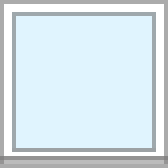
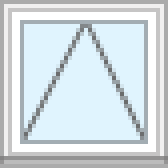
Two versions of the same layered image (w=168, h=168). Layer-by-layer changes:
added group "New (triangles)" with 13 layers above "Original" over [4, 4, 164, 156]
added group "symbols" with 11 layers in group "New (triangles)" over [16, 16, 152, 148]
added layer "tilt_only" (1st of 2, in "New (triangles)" › "symbols") in group "symbols" over [20, 20, 148, 144]
added layer "sash frame" in group "New (triangles)" over [4, 4, 164, 156]
added layer "Background" over [4, 4, 164, 156]
